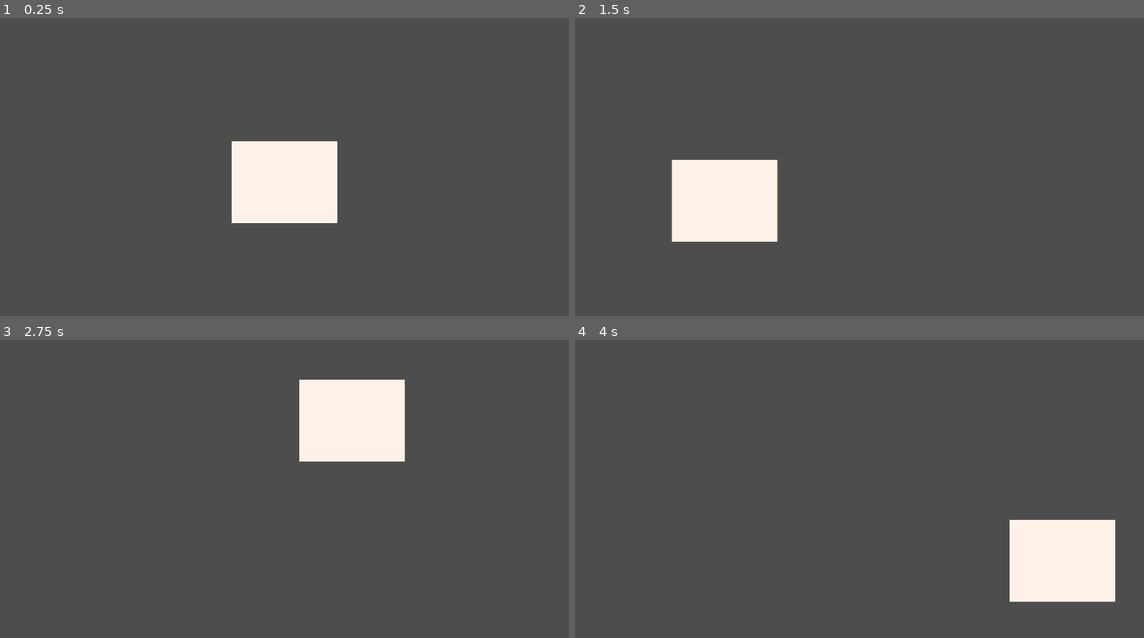
Above: before the commit, frames 1-4 (two rows, left to right).
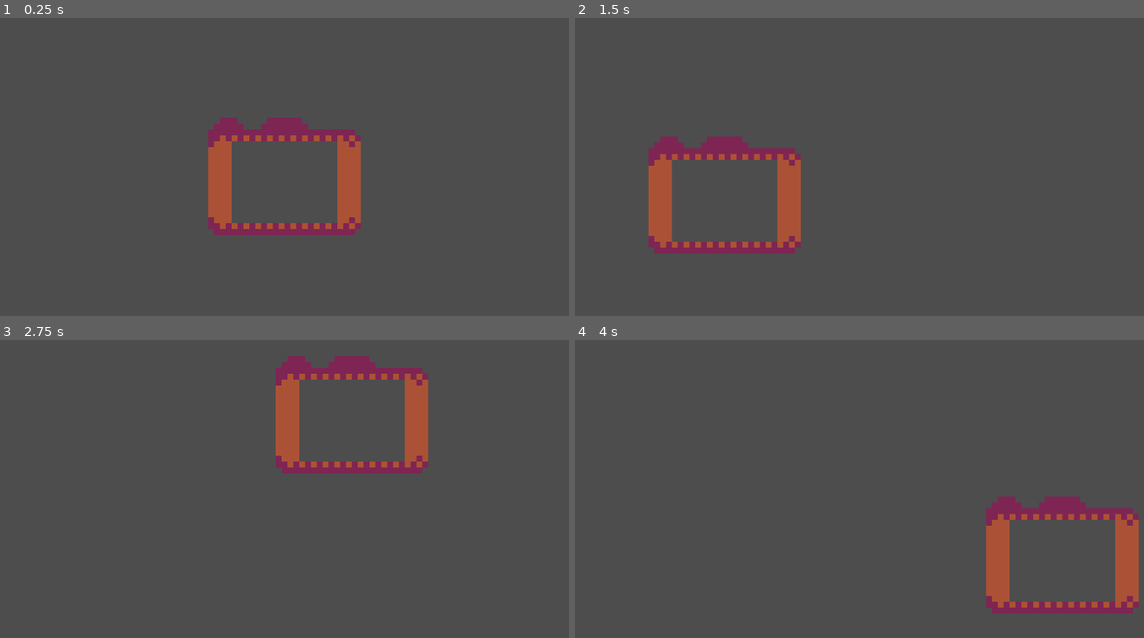
Above: after the commit, the same moments.

Repository: sabidesu/ghostGame
Game: Godot game, scene res://scenes/stage.tscn
Same seed, same stepped clock (60 frames per second), same inputs: the game is played once before the commit and once after it.
Inputs (mouse positions are in pixels of both pictures, inside the frame that each line leads up to):
- Up to frame 1 (0.25 s): no input
- Up to frame 2 (1.5 s): tap Enter at 0.5 s; move the mouse to (1007, 164) at 0.52 s; tap Space at 1.25 s; move the mouse to (722, 199) at 1.27 s
- Up to frame 3 (2.75 s): tap Enter at 2 s; move the mouse to (352, 420) at 2.02 s
- Up to frame 4 (4 s): tap Space at 2.75 s; move the mouse to (825, 581) at 2.77 s; tap Enter at 3.5 s; move the mouse to (1064, 560) at 3.52 s

The runs differ from the first frame. In frame 1, 9.9% of the frame differs, in the area x 36-64%, y 33-73%; in frame 2, 9.9%; in frame 3, 9.9%; in frame 4, 9.9%.

Commit message:
swap out camera sprite

Diff:
--- a/scenes/camera.tscn
+++ b/scenes/camera.tscn
@@ -1,7 +1,7 @@
 [gd_scene load_steps=4 format=3 uid="uid://bm316jv54b27h"]
 
 [ext_resource type="Script" path="res://scripts/camera.gd" id="1_3poy1"]
-[ext_resource type="Texture2D" uid="uid://ci6jywo3xyslw" path="res://assets/sprites/original/camera/camera screen.png" id="1_cxywi"]
+[ext_resource type="Texture2D" uid="uid://d4hbgafm5ifl0" path="res://assets/sprites/original/camera/camera border.png" id="2_uil3u"]
 
 [sub_resource type="RectangleShape2D" id="RectangleShape2D_6qiu3"]
 size = Vector2(180, 140)
@@ -11,7 +11,7 @@
 
 [node name="Sprite2D" type="Sprite2D" parent="."]
 position = Vector2(0, -20)
-texture = ExtResource("1_cxywi")
+texture = ExtResource("2_uil3u")
 
 [node name="CollisionShape2D" type="CollisionShape2D" parent="."]
 shape = SubResource("RectangleShape2D_6qiu3")
